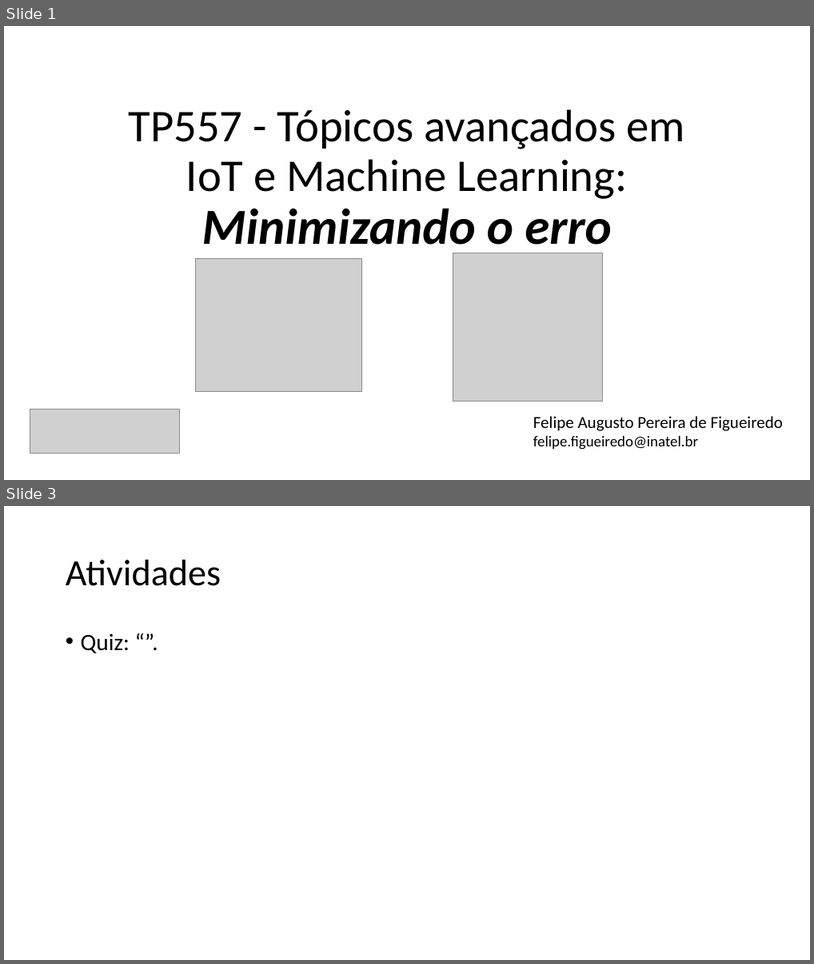
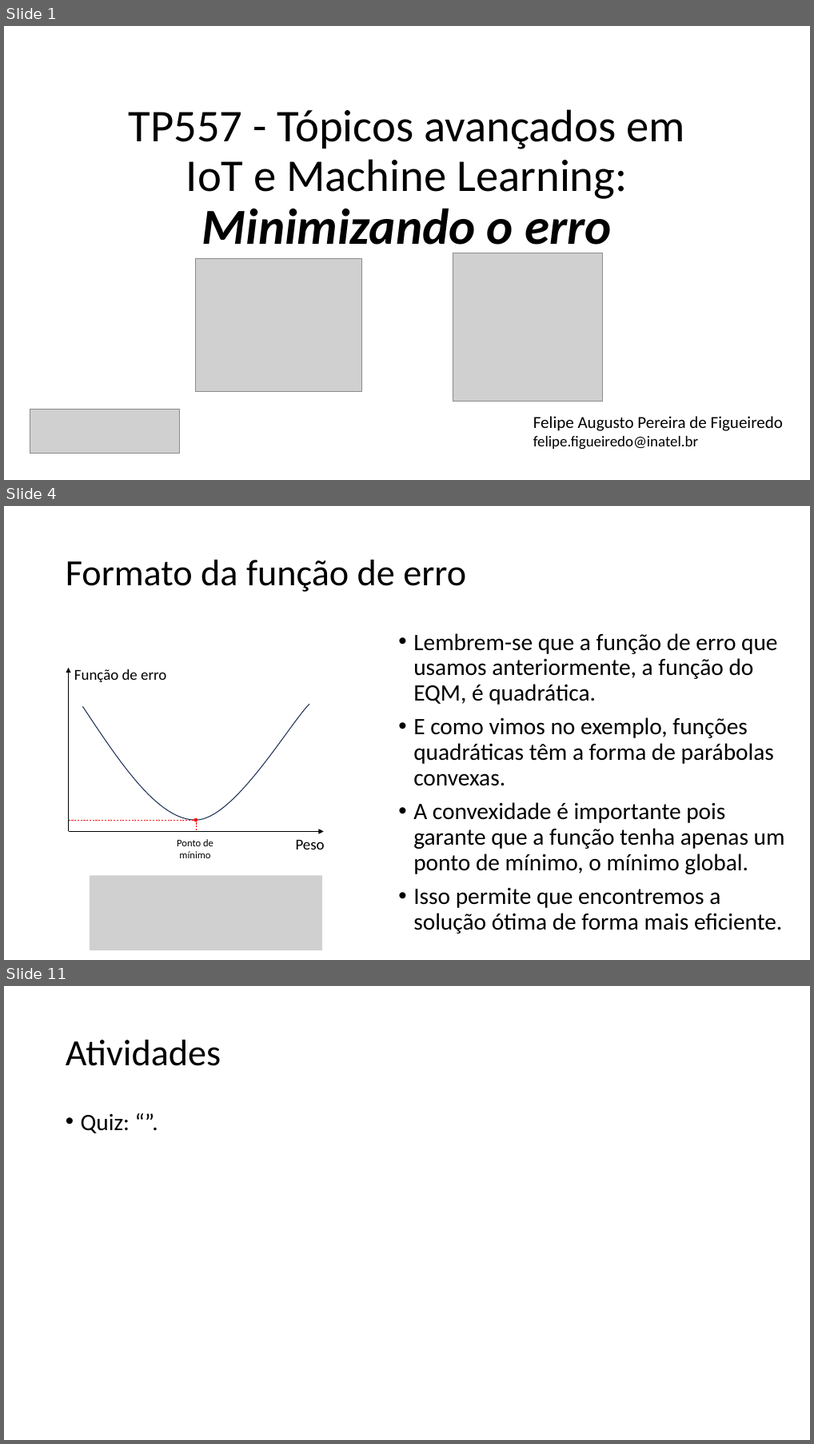
Before and after one commit to zz4fap/tp557-iot-ml, a slide deck: slides/TP557_6_Minimizando_o_erro.pptx. Shown one above the other, each under a label of ours: slides 1 and 3 before the commit, slides 1, 4 and 11 after it; the slides between them are not shown. The pictures are 814x964 and 814x1444 pixels, drawn with LibreOffice and Linux fonts; fonts in the diff are those of the drawing; grey boxes stand for pictures. Boxes give left, top, right and bottom in pixels: in the first picture for what was removed or moved away, otherwise in the second. Text is boxed around its words. In the diff, an @@ line names an element or a change of style, - is before the commit and + after.

```diff
--- a/slides/TP557_6_Minimizando_o_erro.pptx
+++ b/slides/TP557_6_Minimizando_o_erro.pptx
@@ slide 4 added at (4, 506, 810, 960), background #FFFFFF @@
@@ title added at (66, 560, 466, 592), 44 pt, text #000000 @@
+Formato da função de erro
@@ text added at (414, 633, 786, 933), 28 pt, text #000000 @@
+• Lembrem-se que a função de erro que usamos anteriormente, a função do EQM, é quadrática.
+• E como vimos no exemplo, funções quadráticas têm a forma de parábolas convexas.
+• A convexidade é importante pois garante que a função tenha apenas um ponto de mínimo, o mínimo global.
+• Isso permite que encontremos a solução ótima de forma mais eficiente.
@@ freeform shape added at (82, 704, 310, 820), outline #1E3256 1 pt @@
@@ group added at (69, 668, 325, 858): 3 texts, 2 arrows, 2 lines, 1 ellipse @@
+Função de erro
+Peso
+Ponto de mínimo
@@ picture added at (90, 875, 322, 950) @@
@@ what was slide 3 is now slide 11 @@
```
Also in this commit, not shown: 1 slide changed, 7 other slides added, 2 other files.
